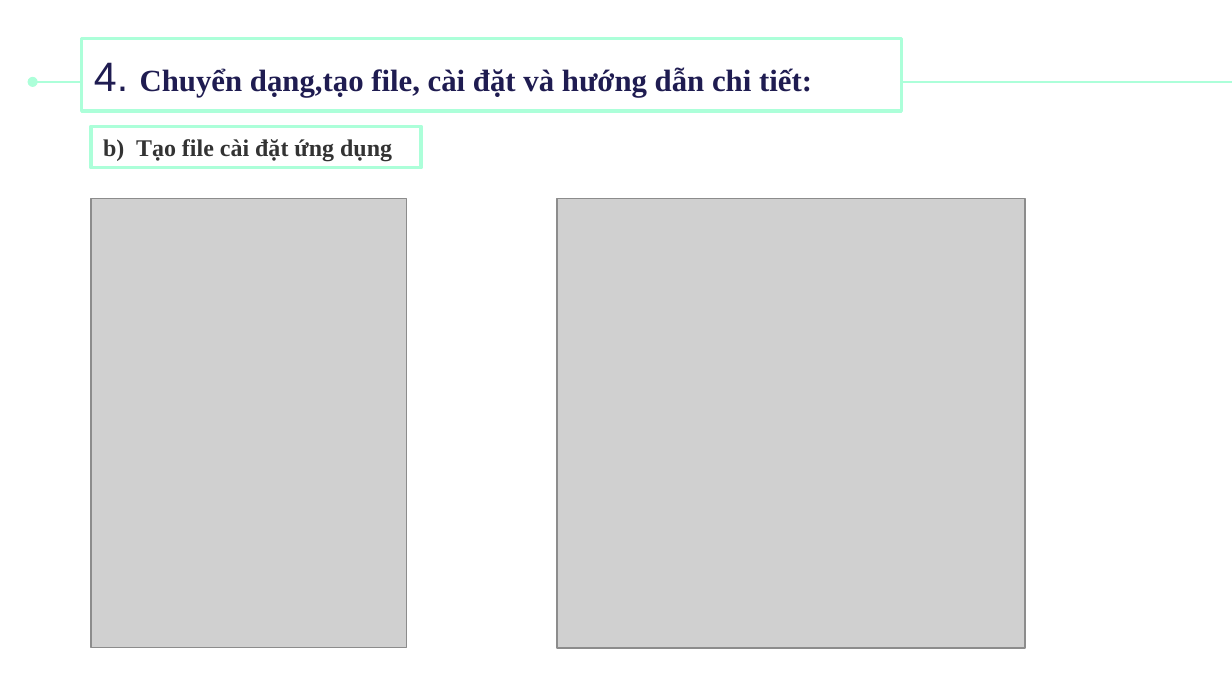
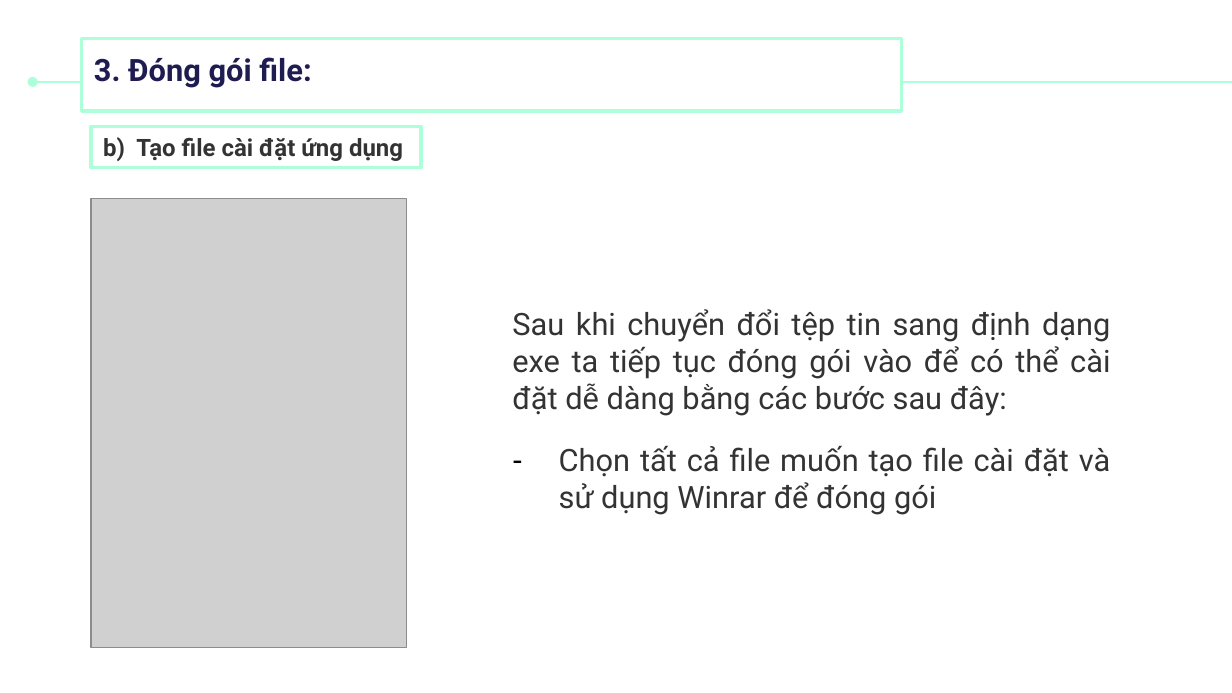
Before and after one commit to AnhVu12x08/LibraryManagement, a slide deck: slide 34 of Detaiso1_LTPYTHON.pptx (slide 24 before the commit). Drawn at 1232x693 pixels with LibreOffice and Linux fonts; fonts in the diff are those of the drawing; grey boxes stand for pictures. Boxes give left, top, right and bottom in pixels: in the first picture for what was removed or moved away, otherwise in the second. Text is boxed around its words. In the diff, an @@ line names an element or a change of style, - is before the commit and + after.

```diff
--- a/Detaiso1_LTPYTHON.pptx
+++ b/Detaiso1_LTPYTHON.pptx
@@ title at (x1=94, y1=57, x2=311, y2=88): text changed; font Times New Roman to Roboto @@
-4. Chuyển dạng,tạo file, cài đặt và hướng dẫn chi tiết:
+3. Đóng gói file:
@@ rectangle "b) Tạo file cài đặt ..." at (x1=91, y1=127, x2=421, y2=169): font Times New Roman to Roboto @@
@@ picture removed at (x1=557, y1=198, x2=1025, y2=648) @@
@@ text added at (x1=512, y1=309, x2=1110, y2=515), 18 pt, text #333333 @@
+Sau khi chuyển đổi tệp tin sang định dạng exe ta tiếp tục đóng gói vào để có thể cài đặt dễ dàng bằng các bước sau đây:
+– Chọn tất cả file muốn tạo file cài đặt và sử dụng Winrar để đóng gói
```
Also in this commit, not shown: 16 other slides changed, 34 slides added, 13 slides removed, 2 other files.
